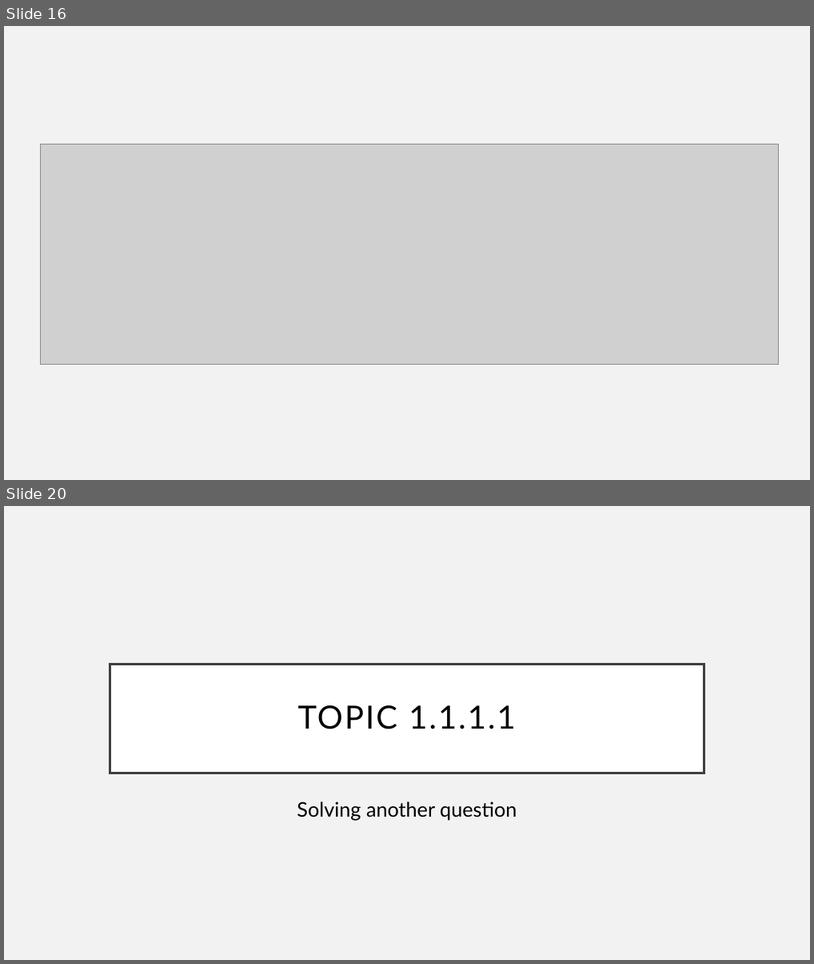
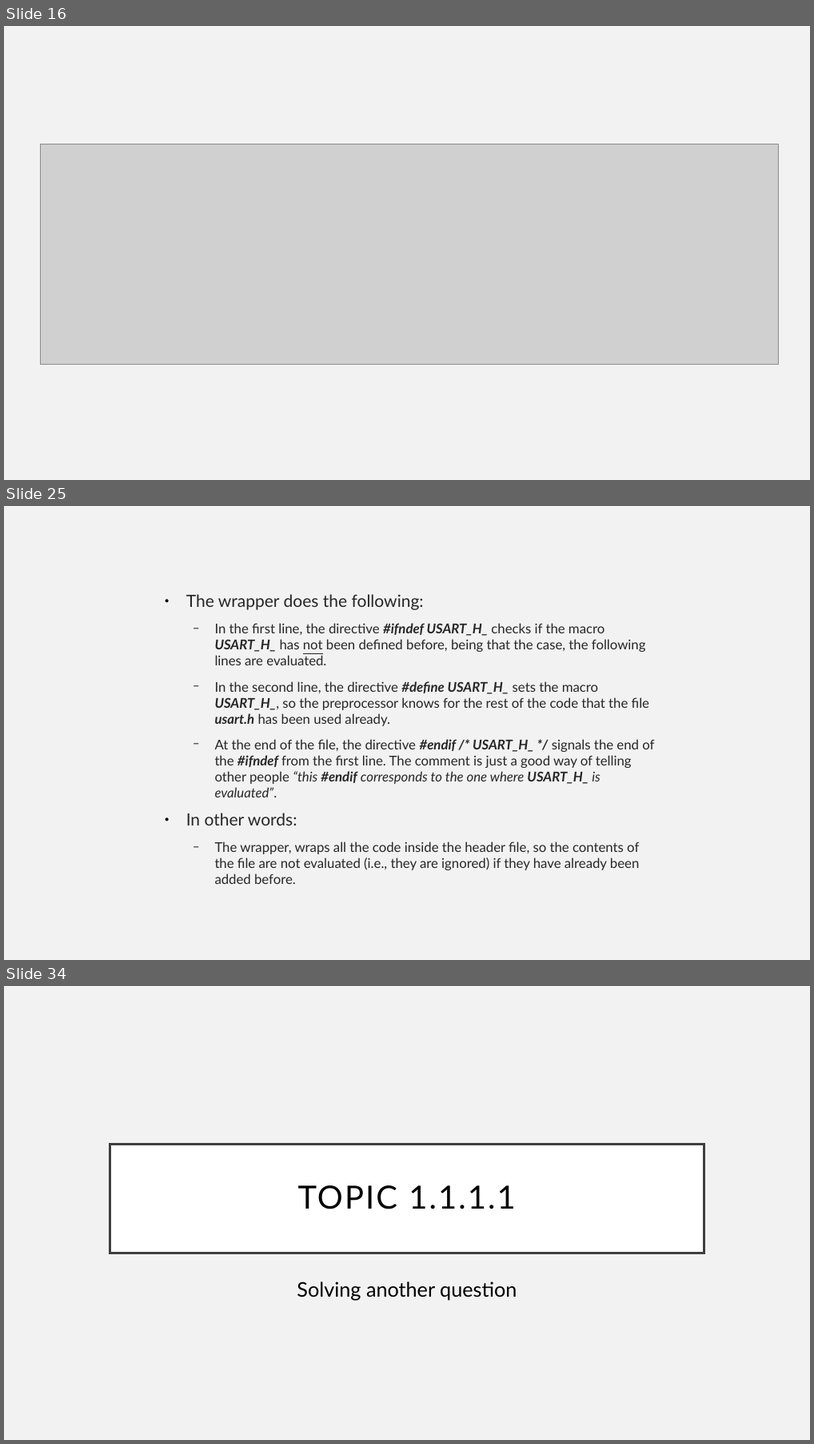
Before and after one commit to Equihua2211/I7266, a slide deck: 001_Slides/08_UART-USART.odp. Shown one above the other, each under a label of ours: slides 16 and 20 before the commit, slides 16, 25 and 34 after it; the slides between them are not shown. The pictures are 814x964 and 814x1444 pixels, drawn with LibreOffice and Linux fonts; fonts in the diff are those of the drawing; grey boxes stand for pictures. Boxes give left, top, right and bottom in pixels: in the first picture for what was removed or moved away, otherwise in the second. Text is boxed around its words. In the diff, an @@ line names an element or a change of style, - is before the commit and + after.

Commit message:
Added content

```diff
--- a/001_Slides/08_UART-USART.odp
+++ b/001_Slides/08_UART-USART.odp
@@ slide 25 added at (x1=4, y1=506, x2=810, y2=960), background #F2F2F2 @@
@@ text added at (x1=186, y1=594, x2=654, y2=884), 16 pt, text #262626 @@
+● The wrapper does the following:
+  − In the first line, the directive #ifndef USART_H_ checks if the macro USART_H_ has not been defined before, being that the case, the following lines are evaluated.
+  − In the second line, the directive #define USART_H_ sets the macro USART_H_, so the preprocessor knows for the rest of the code that the file usart.h has been used already.
+  − At the end of the file, the directive #endif /* USART_H_ */ signals the end of the #ifndef from the first line. The comment is just a good way of telling other people “this #endif corresponds to the one where USART_H_ is evaluated”.
+● In other words:
+  − The wrapper, wraps all the code inside the header file, so the contents of the file are not evaluated (i.e., they are ignored) if they have already been added before.
@@ what was slide 20 is now slide 34 @@
```
Also in this commit, not shown: 2 slides changed, 14 other slides added, 1 slide removed, 2 other files.
